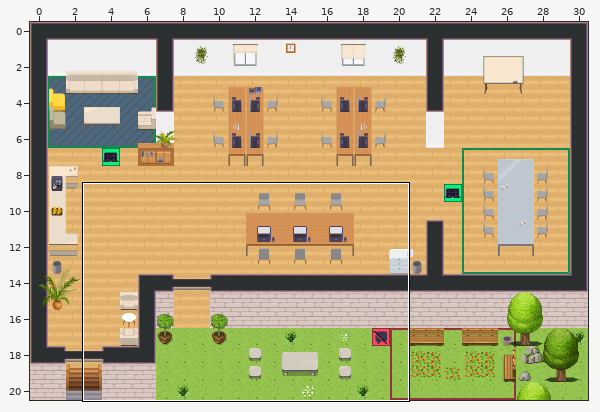
Two versions of a level (Tiled map (JSON), office-relfid.tmj). Above, an overview of the earlier version with the close-up marked.
Close-up. Before the edit:
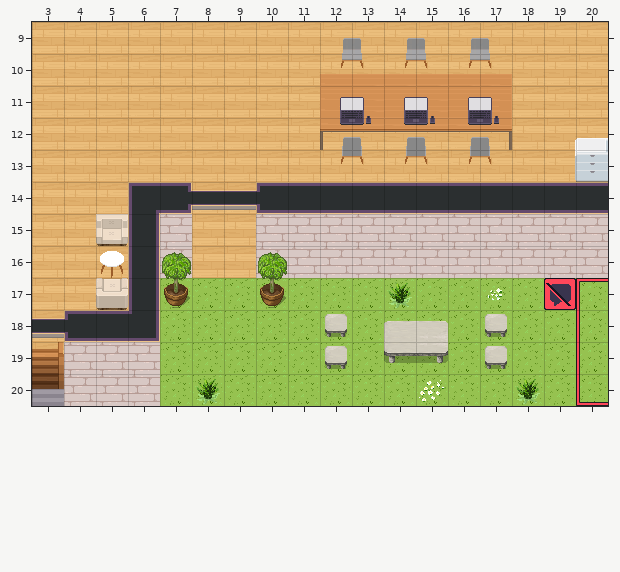
Cells are 32x32 px. Shown: x 3..20, y 9..20. The commit also changed other parts of the map, which this record leaves out.
After:
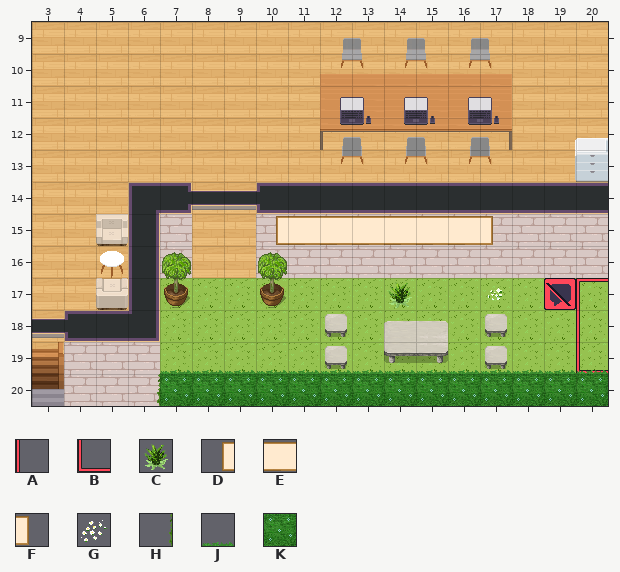
Key: from "Chunk 1": A 19, B 25, C 55, D 59, E 60, F 61, G 64, H 71, J 77, K 78.
_ is an empty cell.
The exact change:
Layer "floor/floor2":
The author changed tile A to tile B in row 19 at x 20.
Tile B is removed in row 20 at x 20.
Layer "walls/walls2":
Tile D now appears in row 15 at x 10.
Tile E now appears in row 15 at x 11 to 16.
Tile F now appears in row 15 at x 17.
Layer "furniture/furniture1":
Tile H now appears in row 20 at x 6.
Tile J now appears in row 19 at x 7 to 20.
The author changed tile C to tile K in row 20 at x 8 and 18.
The author changed tile G to tile K in row 20 at x 15.
Tile K now appears in row 20 at x 7, 9 to 14, 16 to 17 and 19 to 20.
Pixel boxes of the changes (left, top, right, bottom) in both close-ups:
added: (276, 216, 493, 245)
changed: (157, 370, 608, 406)
